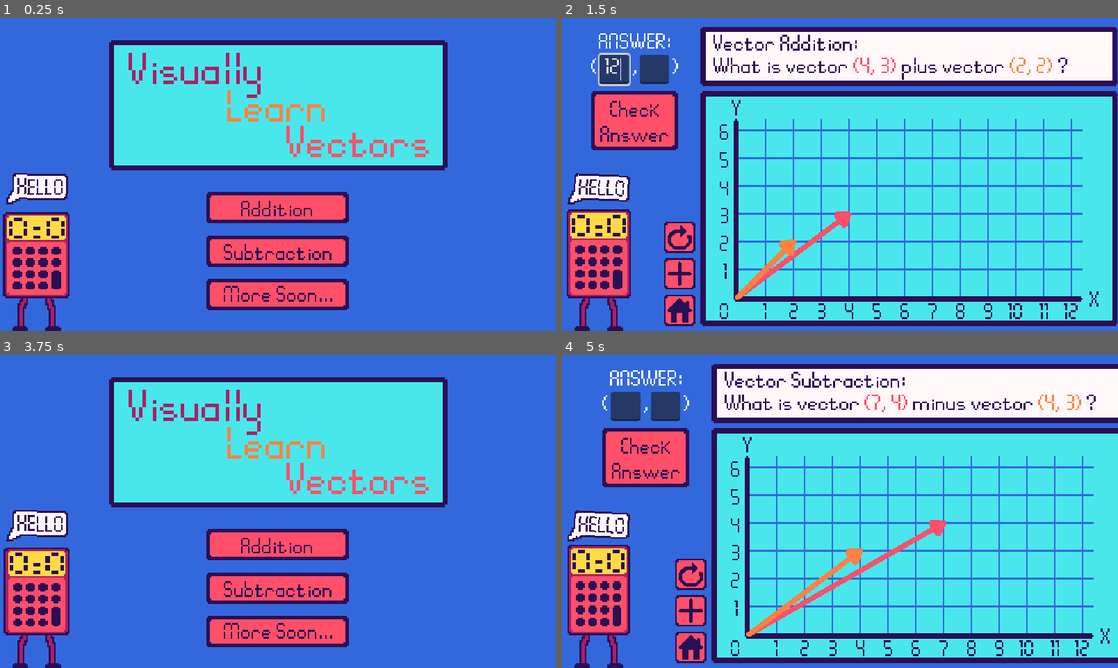
Above: before the commit, frames 1-4 (two rows, left to right).
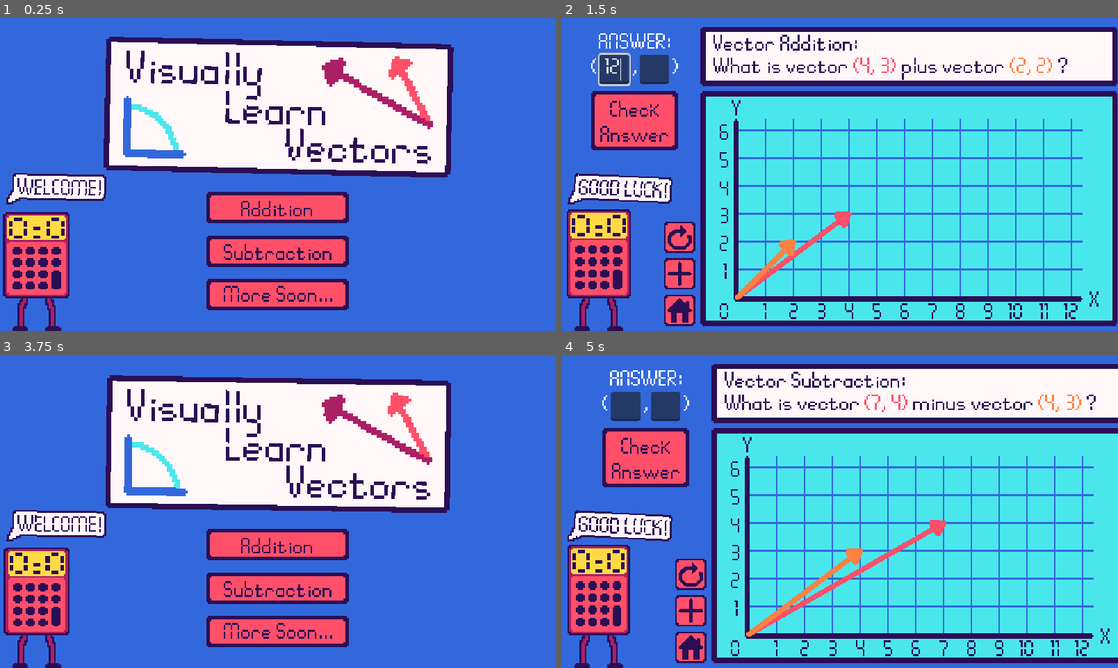
Above: after the commit, the same moments.

Repository: KyleTiley/VectorMathGame
Game: Godot game, scene res://Game/game.tscn
The game is run twice, just before and just after one commit, with the same random seed, the same clock (stepped at 60 frames per second) and the same inputs.
Inputs (mouse positions are in pixels of both pictures, inside the frame that each line leads up to):
- Up to frame 1 (0.25 s): no input
- Up to frame 2 (1.5 s): click "Addition" at 0.5 s; click (623, 68) at 1.27 s; type "12" at 1.35 s
- Up to frame 3 (3.75 s): click (100, 405) at 1.5 s; type "12" at 1.58 s; click (111, 611) at 2 s; click (111, 611) at 2.75 s; click (111, 646) at 3.5 s
- Up to frame 4 (5 s): click "Subtraction" at 4.25 s

The runs differ from the first frame. In frame 1, 26% of the frame differs, in the area x 3-82%, y 6-59%; in frame 2, 0.8%; in frame 3, 26%; in frame 4, 0.8%.

Commit message:
menu updated

Diff:
--- a/Game/Calculator/SpeechBubble/speech_bubble.tscn
+++ b/Game/Calculator/SpeechBubble/speech_bubble.tscn
@@ -35,4 +35,4 @@
 offset_bottom = 35.0
 theme_override_colors/font_color = Color(0.168627, 0.0588235, 0.329412, 1)
 theme_override_font_sizes/font_size = 26
-text = "HELLO"
+text = "WELCOME!"
--- a/Game/UI.gd
+++ b/Game/UI.gd
@@ -2,6 +2,7 @@
 
 @onready var main_menu = $MainMenu
 @onready var game_level = $"../VectorAddition"
+@onready var calculator = $"../Calculator"
 
 var lerp_menu = false
 var lerp_game = false
@@ -35,11 +36,13 @@
 	main_menu.global_position = main_menu.global_position.lerp(Vector2.ZERO, _delta * lerp_speed)
 
 func _on_button_addition_pressed():
+	calculator.send_dialogue("GOOD LUCK!")
 	game_level.compute_addition = true
 	game_level.setup_level()
 	lerp_game = true
 
 func _on_button_subtraction_pressed():
+	calculator.send_dialogue("GOOD LUCK!")
 	game_level.compute_addition = false
 	game_level.setup_level()
 	lerp_game = true
--- a/Game/game.tscn
+++ b/Game/game.tscn
@@ -8,6 +8,7 @@
 [ext_resource type="Script" path="res://Game/Levels/VectorAddition.gd" id="3_4f0yh"]
 [ext_resource type="Texture2D" uid="uid://dxmgkn4cfg0n8" path="res://Assets/button3.png" id="3_l55qn"]
 [ext_resource type="PackedScene" uid="uid://tq1ld42isp6r" path="res://Game/Graph/vector_graph.tscn" id="4_caddo"]
+[ext_resource type="Texture2D" uid="uid://cribgjtk8bkkv" path="res://Assets/menutouches.png" id="6_xw83o"]
 [ext_resource type="Texture2D" uid="uid://bghtyqlb4mbyd" path="res://Assets/questionbox.png" id="9_q8h2b"]
 [ext_resource type="Texture2D" uid="uid://dp3ow2mbdpc1s" path="res://Assets/bigbox1.png" id="10_fk80w"]
 [ext_resource type="Texture2D" uid="uid://bmh2gs6jcwl43" path="res://Assets/smallbox1.png" id="10_fm04a"]
@@ -19,6 +20,68 @@
 [ext_resource type="Texture2D" uid="uid://c2nce1ina4ldl" path="res://Assets/icon2.png" id="14_eyiil"]
 [ext_resource type="Texture2D" uid="uid://drsq78bv3ekh3" path="res://Assets/icon3.png" id="15_8r608"]
 
+[sub_resource type="Animation" id="Animation_sjh6d"]
+resource_name = "menu"
+length = 4.0
+loop_mode = 1
+tracks/0/type = "value"
+tracks/0/imported = false
+tracks/0/enabled = true
+tracks/0/path = NodePath(".:rotation")
+tracks/0/interp = 1
+tracks/0/loop_wrap = true
+tracks/0/keys = {
+"times": PackedFloat32Array(0, 1, 2, 3, 4),
+"transitions": PackedFloat32Array(1, 1, 1, 1, 1),
+"update": 0,
+"values": [0.0, 0.0872665, 0.0, -0.0872665, 0.0]
+}
+tracks/1/type = "value"
+tracks/1/imported = false
+tracks/1/enabled = true
+tracks/1/path = NodePath(".:scale")
+tracks/1/interp = 1
+tracks/1/loop_wrap = true
+tracks/1/keys = {
+"times": PackedFloat32Array(0, 1, 2, 3, 4),
+"transitions": PackedFloat32Array(1, 1, 1, 1, 1),
+"update": 0,
+"values": [Vector2(1, 1), Vector2(1.1, 1.1), Vector2(1, 1), Vector2(1.1, 1.1), Vector2(1, 1)]
+}
+
+[sub_resource type="Animation" id="Animation_rvbqj"]
+length = 0.001
+tracks/0/type = "value"
+tracks/0/imported = false
+tracks/0/enabled = true
+tracks/0/path = NodePath(".:rotation")
+tracks/0/interp = 1
+tracks/0/loop_wrap = true
+tracks/0/keys = {
+"times": PackedFloat32Array(0),
+"transitions": PackedFloat32Array(1),
+"update": 0,
+"values": [0.0]
+}
+tracks/1/type = "value"
+tracks/1/imported = false
+tracks/1/enabled = true
+tracks/1/path = NodePath(".:scale")
+tracks/1/interp = 1
+tracks/1/loop_wrap = true
+tracks/1/keys = {
+"times": PackedFloat32Array(0),
+"transitions": PackedFloat32Array(1),
+"update": 0,
+"values": [Vector2(1, 1)]
+}
+
+[sub_resource type="AnimationLibrary" id="AnimationLibrary_yrhs8"]
+_data = {
+"RESET": SubResource("Animation_rvbqj"),
+"menu": SubResource("Animation_sjh6d")
+}
+
 [node name="Game" type="Node"]
 
 [node name="UI" type="Control" parent="."]
@@ -118,22 +181,28 @@
 
 [node name="Title" type="Control" parent="UI/MainMenu"]
 anchors_preset = 0
-offset_top = 15.0
+offset_top = 17.5
 offset_right = 640.0
-offset_bottom = 175.0
+offset_bottom = 177.5
+pivot_offset = Vector2(320, 93.5)
 
 [node name="Header" type="Sprite2D" parent="UI/MainMenu/Title"]
 position = Vector2(320, 85)
 scale = Vector2(3, 3)
 texture = ExtResource("2_jg7fo")
 
+[node name="Menutouches" type="Sprite2D" parent="UI/MainMenu/Title"]
+position = Vector2(320, 85)
+scale = Vector2(3, 3)
+texture = ExtResource("6_xw83o")
+
 [node name="Label" type="Label" parent="UI/MainMenu/Title"]
 layout_mode = 0
 offset_left = 148.0
 offset_top = 25.0
 offset_right = 304.0
 offset_bottom = 80.0
-theme_override_colors/font_color = Color(0.670726, 0.121141, 0.396185, 1)
+theme_override_colors/font_color = Color(0.168536, 0.0586099, 0.329259, 1)
 theme_override_font_sizes/font_size = 52
 text = "Visually"
 
@@ -143,7 +212,7 @@
 offset_top = 68.0
 offset_right = 377.0
 offset_bottom = 123.0
-theme_override_colors/font_color = Color(1, 0.506096, 0.258915, 1)
+theme_override_colors/font_color = Color(0.168536, 0.0586099, 0.329259, 1)
 theme_override_font_sizes/font_size = 52
 text = "Learn"
 
@@ -153,9 +222,16 @@
 offset_top = 109.0
 offset_right = 497.0
 offset_bottom = 164.0
-theme_override_colors/font_color = Color(1, 0.309712, 0.41181, 1)
+theme_override_colors/font_color = Color(0.168536, 0.0586099, 0.329259, 1)
 theme_override_font_sizes/font_size = 52
 text = "Vectors"
+
+[node name="AnimationPlayer" type="AnimationPlayer" parent="UI/MainMenu"]
+root_node = NodePath("../Title")
+autoplay = "menu"
+libraries = {
+"": SubResource("AnimationLibrary_yrhs8")
+}
 
 [node name="Calculator" parent="." instance=ExtResource("1_lx25n")]
 position = Vector2(42, 268)
Binary file changed: Assets/header.png
Binary file added: Assets/menutouches.png
Not shown, added: Assets/menutouches.png.import
Not shown: 1 places in Game/game.tscn that only renumber resources
